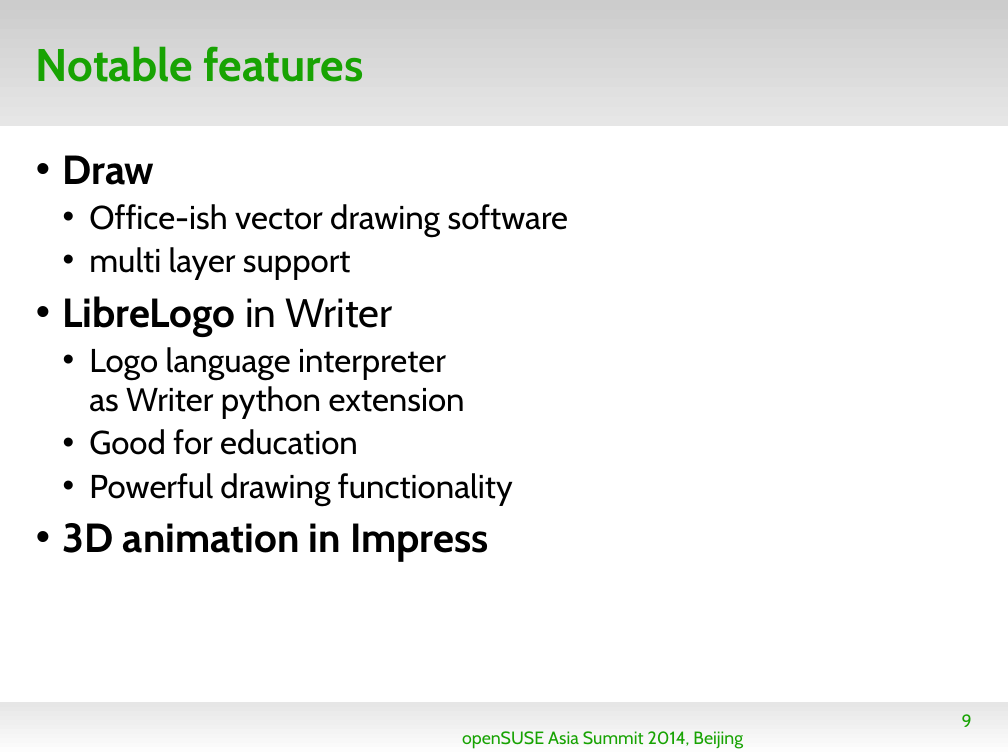
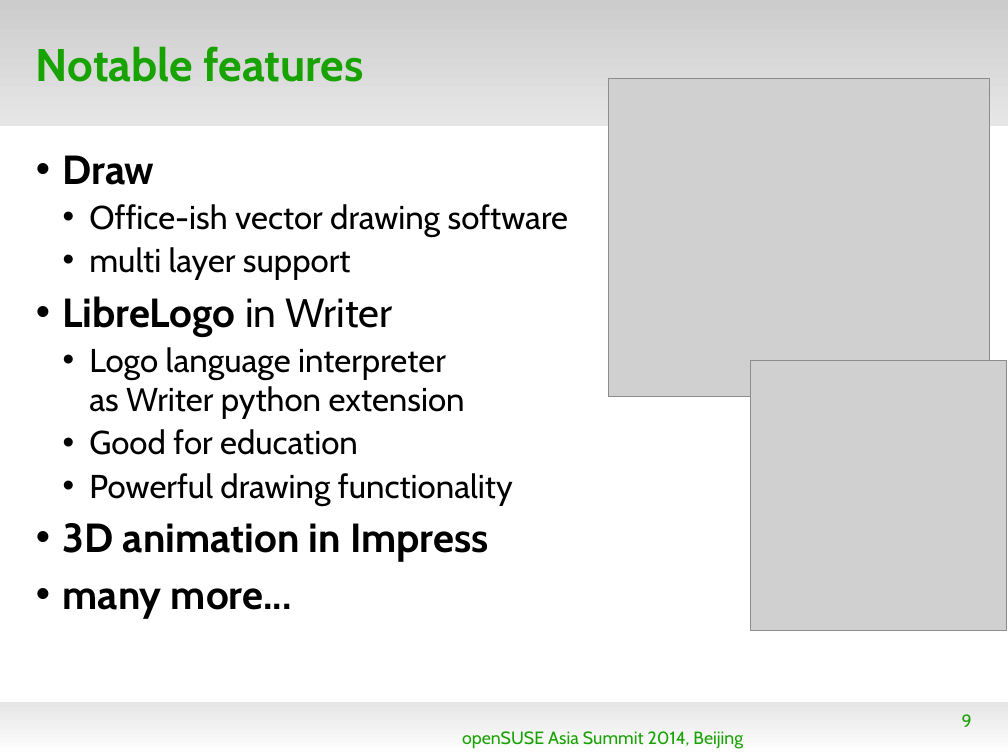
Before and after one commit to naruoga/KantoLibreOffice, a slide deck: slide 9 of others/openSUSEAsia2014LibOInEasternAsia.odp. Drawn at 1008x756 pixels with LibreOffice and Linux fonts; fonts in the diff are those of the drawing; grey boxes stand for pictures; background and template pictures are left out. Boxes give left, top, right and bottom in pixels: in the first picture for what was removed or moved away, otherwise in the second. Text is boxed around its words. In the diff, an @@ line names an element or a change of style, - is before the commit and + after.

```diff
--- a/others/openSUSEAsia2014LibOInEasternAsia.odp
+++ b/others/openSUSEAsia2014LibOInEasternAsia.odp
@@ picture added at bbox=[608, 78, 990, 396] @@
@@ picture added at bbox=[751, 360, 1007, 631] @@
@@ text at bbox=[63, 588, 292, 618]: paragraph added @@
+• many more...
```
Also in this commit, not shown: 1 other slide changed.
